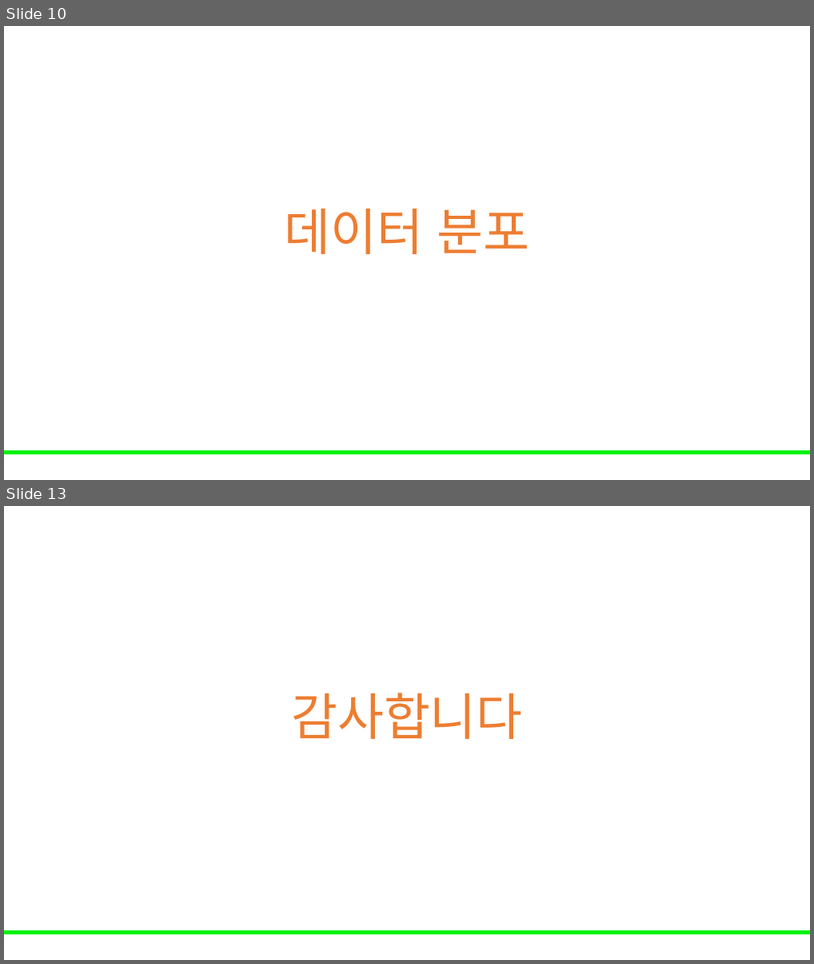
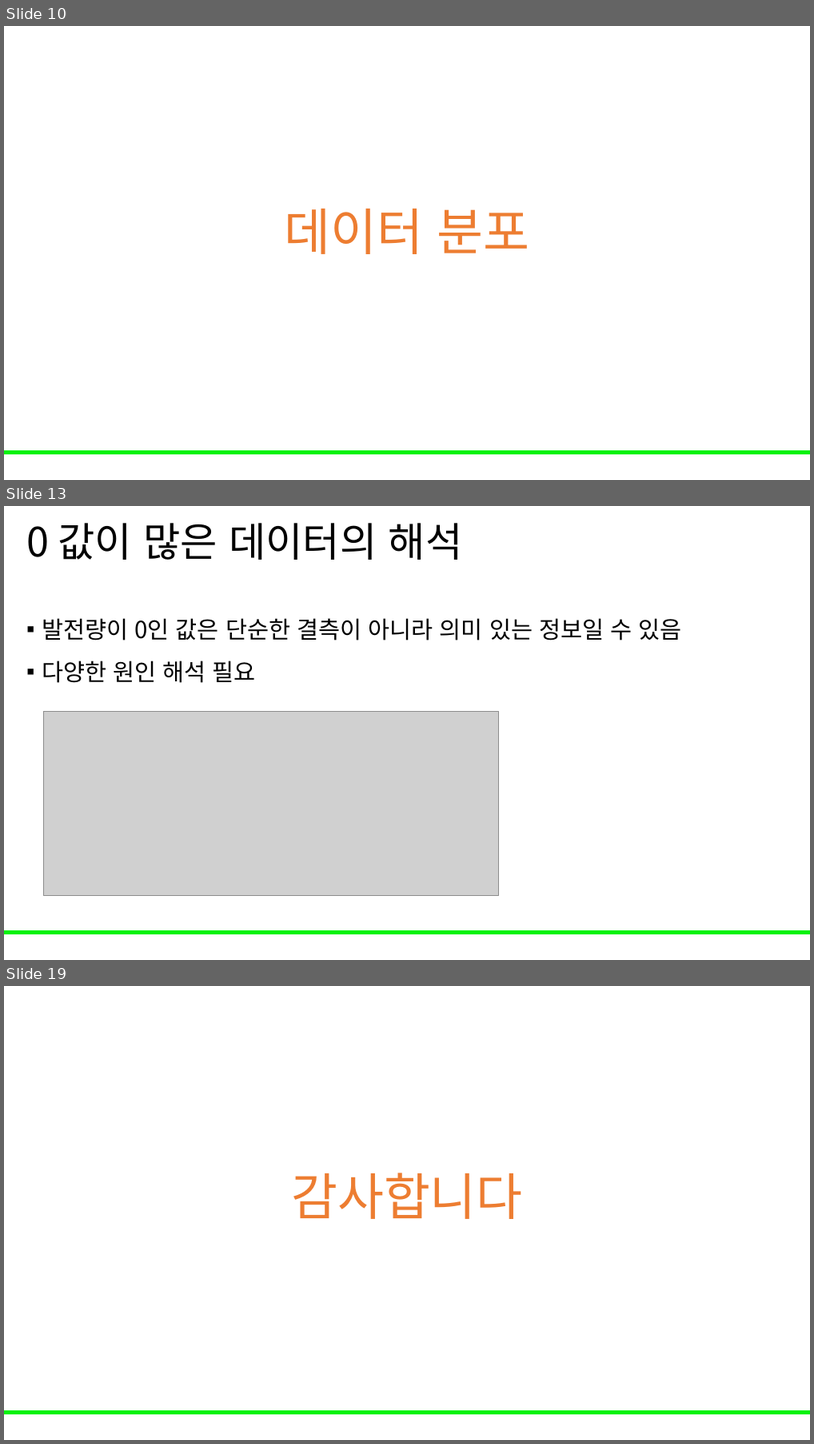
Before and after one commit to Leader-Lesson/KDT_RE_5th, a slide deck: material/5_AI/04_데이터 전처리와 EDA 기초.pptx. Shown one above the other, each under a label of ours: slides 10 and 13 before the commit, slides 10, 13 and 19 after it; the slides between them are not shown. The pictures are 814x964 and 814x1444 pixels, drawn with LibreOffice and Linux fonts; fonts in the diff are those of the drawing; grey boxes stand for pictures; background and template pictures are left out. Boxes give left, top, right and bottom in pixels: in the first picture for what was removed or moved away, otherwise in the second. Text is boxed around its words. In the diff, an @@ line names an element or a change of style, - is before the commit and + after.

Commit message:
데이터 분석 추가

```diff
--- a/material/5_AI/04_데이터 전처리와 EDA 기초.pptx
+++ b/material/5_AI/04_데이터 전처리와 EDA 기초.pptx
@@ slide 13 added at (x1=4, y1=506, x2=810, y2=960), background #FFFFFF; not listed: 1 template element that a slide beside it also shows @@
@@ title added at (x1=26, y1=523, x2=463, y2=560), 48 pt, text #000000 @@
+0 값이 많은 데이터의 해석
@@ text added at (x1=42, y1=618, x2=682, y2=683), 28 pt, text #000000 @@
+▪ 발전량이 0인 값은 단순한 결측이 아니라 의미 있는 정보일 수 있음
+▪ 다양한 원인 해석 필요
@@ picture added at (x1=43, y1=711, x2=498, y2=895) @@
@@ what was slide 13 is now slide 19 @@
```
Also in this commit, not shown: 5 slides changed, 5 other slides added.
